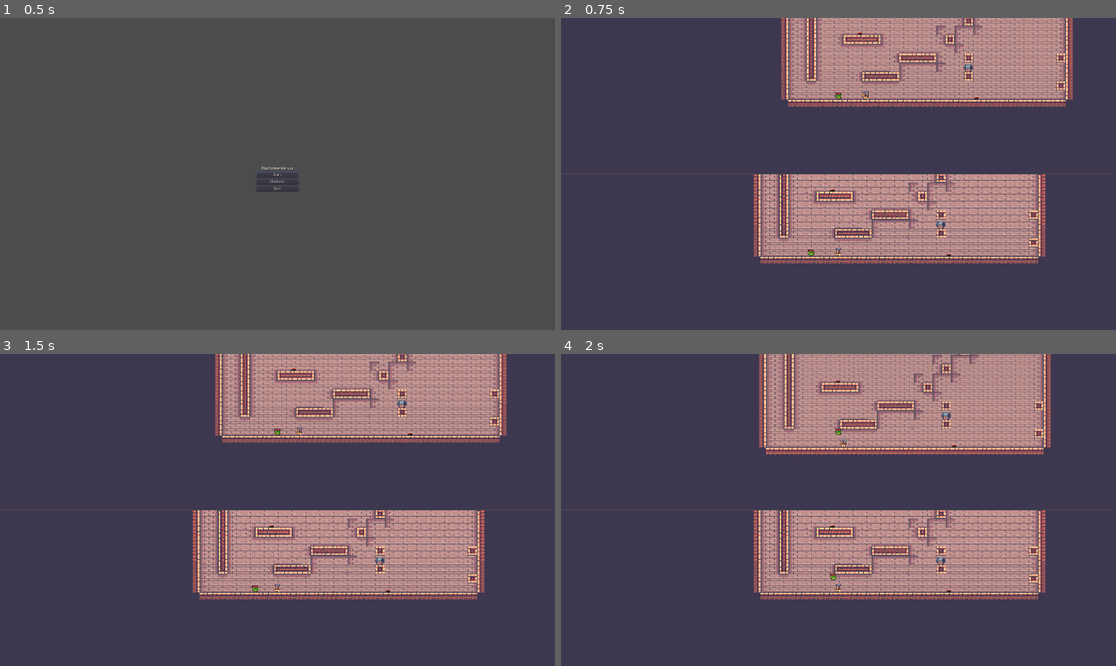
Above: before the commit, frames 1-4 (two rows, left to right).
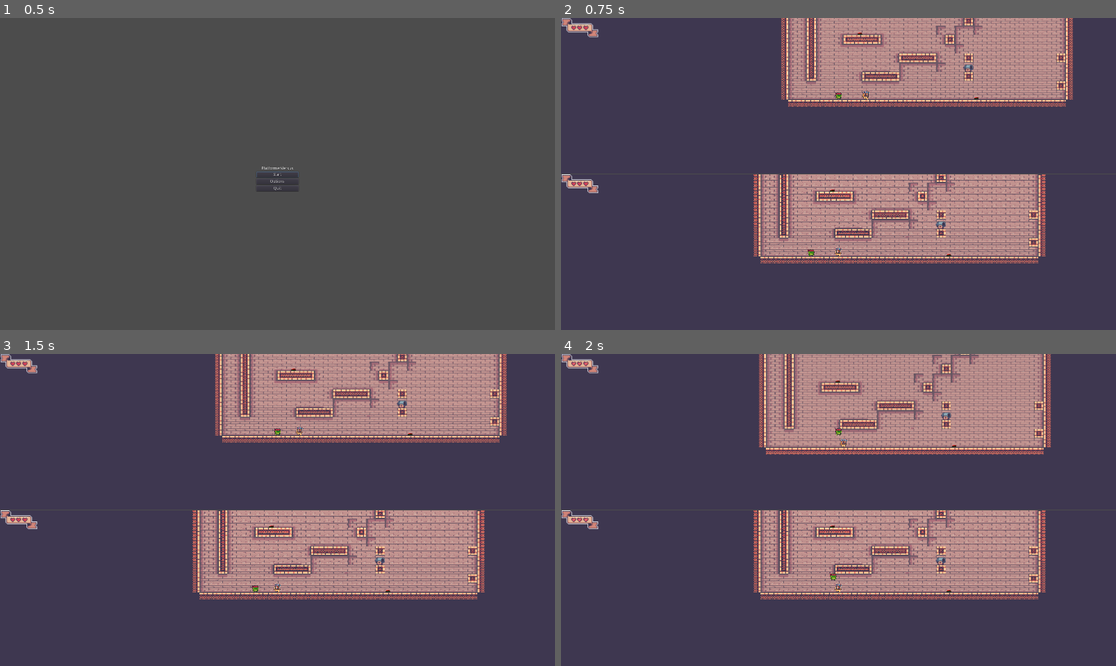
Above: after the commit, the same moments.

Repository: ccarrions/PlatformerVersus
Game: Godot game, scene res://scenes/StartMenu.tscn
The game is run twice, just before and just after one commit, with the same random seed, the same clock (stepped at 60 frames per second) and the same inputs.
Inputs:
- Up to frame 1 (0.5 s): no input
- Up to frame 2 (0.75 s): click "Start" at 0.5 s
- Up to frame 3 (1.5 s): tap Enter at 1.25 s; hold Right (p1_move_right) from 1.28 s (still down)
- Up to frame 4 (2 s): keep holding Right (p1_move_right); tap Up (p1_jump) at 1.52 s

Frame 1 is identical in both runs. In frame 2, 0.4% of the frame differs, in the area x 0-7%, y 0-57%; in frame 3, 0.4%; in frame 4, 0.4%.

Commit message:
Contador de vidas animado

Diff:
--- a/Character/character.gd
+++ b/Character/character.gd
@@ -1,7 +1,7 @@
 extends KinematicBody2D
 
 var velocity = Vector2()
-var LIVES = 1
+var LIVES = 3
 var GRAVITY = 9
 var SPEED = 250
 var JUMP_SPEED = -300
@@ -12,6 +12,8 @@
 var DEAD = false
 
 export var controls: Resource = null
+export(NodePath) var selecLives
+onready var Lives = get_node(selecLives)
 
 func _physics_process(delta):
 	if not DEAD:
@@ -44,6 +46,7 @@
 
 func take_damage():
 	LIVES -= 1
+	Lives.decrease()
 	if LIVES <= 0:
 		die()
 
@@ -65,6 +68,7 @@
 			self.global_position.y = 800
 			LIVES = 1
 			timer = 5
+			Lives.reset()
 			DEAD = false
 			$CollisionShape2D.set_deferred("disabled", false)
 			self.show()
--- /dev/null
+++ b/Health/Heart.gd
@@ -0,0 +1,12 @@
+extends Node
+
+
+# Declare member variables here. Examples:
+# var a = 2
+# var b = "text"
+onready var animation = $AnimationPlayer
+onready var animtree = $AnimationTree
+
+# Called when the node enters the scene tree for the first time.
+func _ready():
+	animtree.active = true
--- /dev/null
+++ b/Health/Heart.tscn
@@ -0,0 +1,76 @@
+[gd_scene load_steps=8 format=2]
+
+[ext_resource path="res://assets/Sprites/12-Live and Coins/Small Heart Idle (18x14).png" type="Texture" id=1]
+[ext_resource path="res://Health/Heart.gd" type="Script" id=2]
+
+[sub_resource type="Animation" id=1]
+resource_name = "Idle"
+length = 0.8
+loop = true
+tracks/0/type = "value"
+tracks/0/path = NodePath("Sprite:frame")
+tracks/0/interp = 1
+tracks/0/loop_wrap = true
+tracks/0/imported = false
+tracks/0/enabled = true
+tracks/0/keys = {
+"times": PoolRealArray( 0, 0.1, 0.2, 0.3, 0.4, 0.5, 0.6, 0.7 ),
+"transitions": PoolRealArray( 1, 1, 1, 1, 1, 1, 1, 1 ),
+"update": 1,
+"values": [ 1, 1, 2, 3, 4, 5, 6, 7 ]
+}
+
+[sub_resource type="Animation" id=2]
+length = 0.001
+tracks/0/type = "value"
+tracks/0/path = NodePath("Sprite:frame_coords")
+tracks/0/interp = 1
+tracks/0/loop_wrap = true
+tracks/0/imported = false
+tracks/0/enabled = true
+tracks/0/keys = {
+"times": PoolRealArray( 0 ),
+"transitions": PoolRealArray( 1 ),
+"update": 0,
+"values": [ Vector2( 0, 0 ) ]
+}
+tracks/1/type = "value"
+tracks/1/path = NodePath("Sprite:frame")
+tracks/1/interp = 1
+tracks/1/loop_wrap = true
+tracks/1/imported = false
+tracks/1/enabled = true
+tracks/1/keys = {
+"times": PoolRealArray( 0 ),
+"transitions": PoolRealArray( 1 ),
+"update": 0,
+"values": [ 0 ]
+}
+
+[sub_resource type="AnimationNodeAnimation" id=3]
+animation = "Idle"
+
+[sub_resource type="AnimationNodeStateMachine" id=4]
+states/Idle/node = SubResource( 3 )
+states/Idle/position = Vector2( 253, 53 )
+start_node = "Idle"
+
+[sub_resource type="AnimationNodeStateMachinePlayback" id=5]
+
+[node name="Heart" type="Node2D"]
+script = ExtResource( 2 )
+
+[node name="Sprite" type="Sprite" parent="."]
+position = Vector2( 77, 60 )
+scale = Vector2( 8.5, 8.5 )
+texture = ExtResource( 1 )
+hframes = 8
+
+[node name="AnimationPlayer" type="AnimationPlayer" parent="."]
+anims/Idle = SubResource( 1 )
+anims/RESET = SubResource( 2 )
+
+[node name="AnimationTree" type="AnimationTree" parent="."]
+tree_root = SubResource( 4 )
+anim_player = NodePath("../AnimationPlayer")
+parameters/playback = SubResource( 5 )
--- /dev/null
+++ b/Health/Lives.gd
@@ -0,0 +1,29 @@
+extends Node2D
+
+
+var lives = 3
+# Called when the node enters the scene tree for the first time.
+func _ready():
+	pass # Replace with function body.
+
+
+
+func _process(delta):
+
+	if lives == 2:
+		$Heart3.hide()
+	if lives == 1:
+		$Heart2.hide()
+	if lives == 0:
+		$Heart1.hide()
+
+func decrease():
+	print(lives)
+	if lives > 0:
+		lives -= 1
+
+func reset():
+	lives = 3
+	$Heart1.show()
+	$Heart2.show()
+	$Heart3.show()
--- /dev/null
+++ b/Health/Lives.tscn
@@ -0,0 +1,146 @@
+[gd_scene load_steps=11 format=2]
+
+[ext_resource path="res://Health/Heart.tscn" type="PackedScene" id=1]
+[ext_resource path="res://assets/Sprites/12-Live and Coins/Live Bar.png" type="Texture" id=2]
+[ext_resource path="res://Health/Lives.gd" type="Script" id=3]
+
+[sub_resource type="AnimationNodeStateMachinePlayback" id=1]
+
+[sub_resource type="Animation" id=2]
+resource_name = "Idle"
+length = 0.8
+loop = true
+tracks/0/type = "value"
+tracks/0/path = NodePath("Sprite:frame")
+tracks/0/interp = 1
+tracks/0/loop_wrap = true
+tracks/0/imported = false
+tracks/0/enabled = true
+tracks/0/keys = {
+"times": PoolRealArray( 0, 0.1, 0.2, 0.3, 0.4, 0.5, 0.6, 0.7 ),
+"transitions": PoolRealArray( 1, 1, 1, 1, 1, 1, 1, 1 ),
+"update": 1,
+"values": [ 1, 1, 2, 3, 4, 5, 6, 7 ]
+}
+
+[sub_resource type="Animation" id=3]
+length = 0.001
+tracks/0/type = "value"
+tracks/0/path = NodePath("Sprite:frame_coords")
+tracks/0/interp = 1
+tracks/0/loop_wrap = true
+tracks/0/imported = false
+tracks/0/enabled = true
+tracks/0/keys = {
+"times": PoolRealArray( 0 ),
+"transitions": PoolRealArray( 1 ),
+"update": 0,
+"values": [ Vector2( 0, 0 ) ]
+}
+tracks/1/type = "value"
+tracks/1/path = NodePath("Sprite:frame")
+tracks/1/interp = 1
+tracks/1/loop_wrap = true
+tracks/1/imported = false
+tracks/1/enabled = true
+tracks/1/keys = {
+"times": PoolRealArray( 0 ),
+"transitions": PoolRealArray( 1 ),
+"update": 0,
+"values": [ 0 ]
+}
+
+[sub_resource type="AnimationNodeStateMachinePlayback" id=4]
+
+[sub_resource type="Animation" id=5]
+resource_name = "Idle"
+length = 0.8
+loop = true
+tracks/0/type = "value"
+tracks/0/path = NodePath("Sprite:frame")
+tracks/0/interp = 1
+tracks/0/loop_wrap = true
+tracks/0/imported = false
+tracks/0/enabled = true
+tracks/0/keys = {
+"times": PoolRealArray( 0, 0.1, 0.2, 0.3, 0.4, 0.5, 0.6, 0.7 ),
+"transitions": PoolRealArray( 1, 1, 1, 1, 1, 1, 1, 1 ),
+"update": 1,
+"values": [ 1, 1, 2, 3, 4, 5, 6, 7 ]
+}
+
+[sub_resource type="Animation" id=6]
+length = 0.001
+tracks/0/type = "value"
+tracks/0/path = NodePath("Sprite:frame_coords")
+tracks/0/interp = 1
+tracks/0/loop_wrap = true
+tracks/0/imported = false
+tracks/0/enabled = true
+tracks/0/keys = {
+"times": PoolRealArray( 0 ),
+"transitions": PoolRealArray( 1 ),
+"update": 0,
+"values": [ Vector2( 0, 0 ) ]
+}
+tracks/1/type = "value"
+tracks/1/path = NodePath("Sprite:frame")
+tracks/1/interp = 1
+tracks/1/loop_wrap = true
+tracks/1/imported = false
+tracks/1/enabled = true
+tracks/1/keys = {
+"times": PoolRealArray( 0 ),
+"transitions": PoolRealArray( 1 ),
+"update": 0,
+"values": [ 0 ]
+}
+
+[sub_resource type="AnimationNodeStateMachinePlayback" id=7]
+
+[node name="Lives" type="Node2D"]
+script = ExtResource( 3 )
+
+[node name="Sprite" type="Sprite" parent="."]
+position = Vector2( 65, 34 )
+scale = Vector2( 1.91176, 1.91176 )
+texture = ExtResource( 2 )
+
+[node name="Heart1" parent="." instance=ExtResource( 1 )]
+
+[node name="Sprite" parent="Heart1" index="0"]
+position = Vector2( 40, 33 )
+scale = Vector2( 2.01786, 2.01786 )
+
+[node name="AnimationTree" parent="Heart1" index="2"]
+parameters/playback = SubResource( 1 )
+
+[node name="Heart2" parent="." instance=ExtResource( 1 )]
+
+[node name="Sprite" parent="Heart2" index="0"]
+position = Vector2( 60, 33 )
+scale = Vector2( 2.0625, 2.0625 )
+
+[node name="AnimationPlayer" parent="Heart2" index="1"]
+anims/Idle = SubResource( 2 )
+anims/RESET = SubResource( 3 )
+
+[node name="AnimationTree" parent="Heart2" index="2"]
+parameters/playback = SubResource( 4 )
+
+[node name="Heart3" parent="." instance=ExtResource( 1 )]
+
+[node name="Sprite" parent="Heart3" index="0"]
+position = Vector2( 82, 33 )
+scale = Vector2( 2.15179, 2.15179 )
+
+[node name="AnimationPlayer" parent="Heart3" index="1"]
+anims/Idle = SubResource( 5 )
+anims/RESET = SubResource( 6 )
+
+[node name="AnimationTree" parent="Heart3" index="2"]
+parameters/playback = SubResource( 7 )
+
+[editable path="Heart1"]
+[editable path="Heart2"]
+[editable path="Heart3"]
--- a/scenes/Game.tscn
+++ b/scenes/Game.tscn
@@ -31,6 +31,7 @@
 [node name="Player2" parent="GridContainer/ViewportContainer/Viewport/Level" index="2"]
 script = ExtResource( 5 )
 controls = ExtResource( 4 )
+selecLives = NodePath("")
 
 [node name="Camera2D" type="Camera2D" parent="GridContainer/ViewportContainer/Viewport"]
 current = true
--- a/scenes/SandBox.tscn
+++ b/scenes/SandBox.tscn
@@ -1,8 +1,9 @@
-[gd_scene load_steps=4 format=2]
+[gd_scene load_steps=5 format=2]
 
 [ext_resource path="res://scenes/Level2.tscn" type="PackedScene" id=1]
 [ext_resource path="res://scripts/SandBox.gd" type="Script" id=2]
 [ext_resource path="res://scenes/GUI.tscn" type="PackedScene" id=3]
+[ext_resource path="res://Health/Lives.tscn" type="PackedScene" id=4]
 
 [node name="SandBox" type="Node2D"]
 script = ExtResource( 2 )
@@ -22,11 +23,21 @@
 
 [node name="Level2" parent="GridContainer/ViewportContainer/Viewport" instance=ExtResource( 1 )]
 
+[node name="Player1" parent="GridContainer/ViewportContainer/Viewport/Level2" index="1"]
+selecLives = NodePath("../../../HUDP1/LivesP1")
+
+[node name="Player2" parent="GridContainer/ViewportContainer/Viewport/Level2" index="2"]
+selecLives = NodePath("../../../../ViewportContainer2/HUDP2/LivesP2")
+
 [node name="SpikeButton" parent="GridContainer/ViewportContainer/Viewport/Level2" index="3"]
 SpawnY = 390
 
 [node name="Camera2D" type="Camera2D" parent="GridContainer/ViewportContainer/Viewport"]
 current = true
+
+[node name="HUDP1" type="CanvasLayer" parent="GridContainer/ViewportContainer"]
+
+[node name="LivesP1" parent="GridContainer/ViewportContainer/HUDP1" instance=ExtResource( 4 )]
 
 [node name="ViewportContainer2" type="ViewportContainer" parent="GridContainer"]
 margin_top = 542.0
@@ -42,6 +53,11 @@
 position = Vector2( 0, 4 )
 current = true
 
+[node name="HUDP2" type="CanvasLayer" parent="GridContainer/ViewportContainer2"]
+
+[node name="LivesP2" parent="GridContainer/ViewportContainer2/HUDP2" instance=ExtResource( 4 )]
+position = Vector2( 0, 540 )
+
 [node name="GUI" parent="." instance=ExtResource( 3 )]
 
 [editable path="GridContainer/ViewportContainer/Viewport/Level2"]
